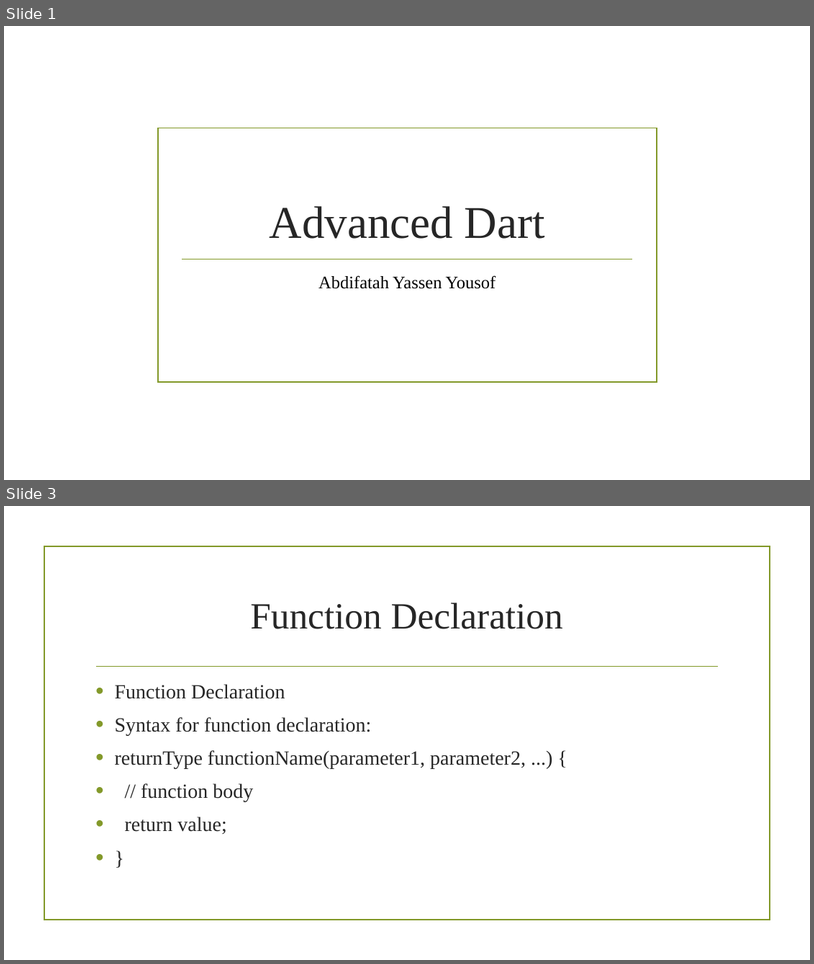
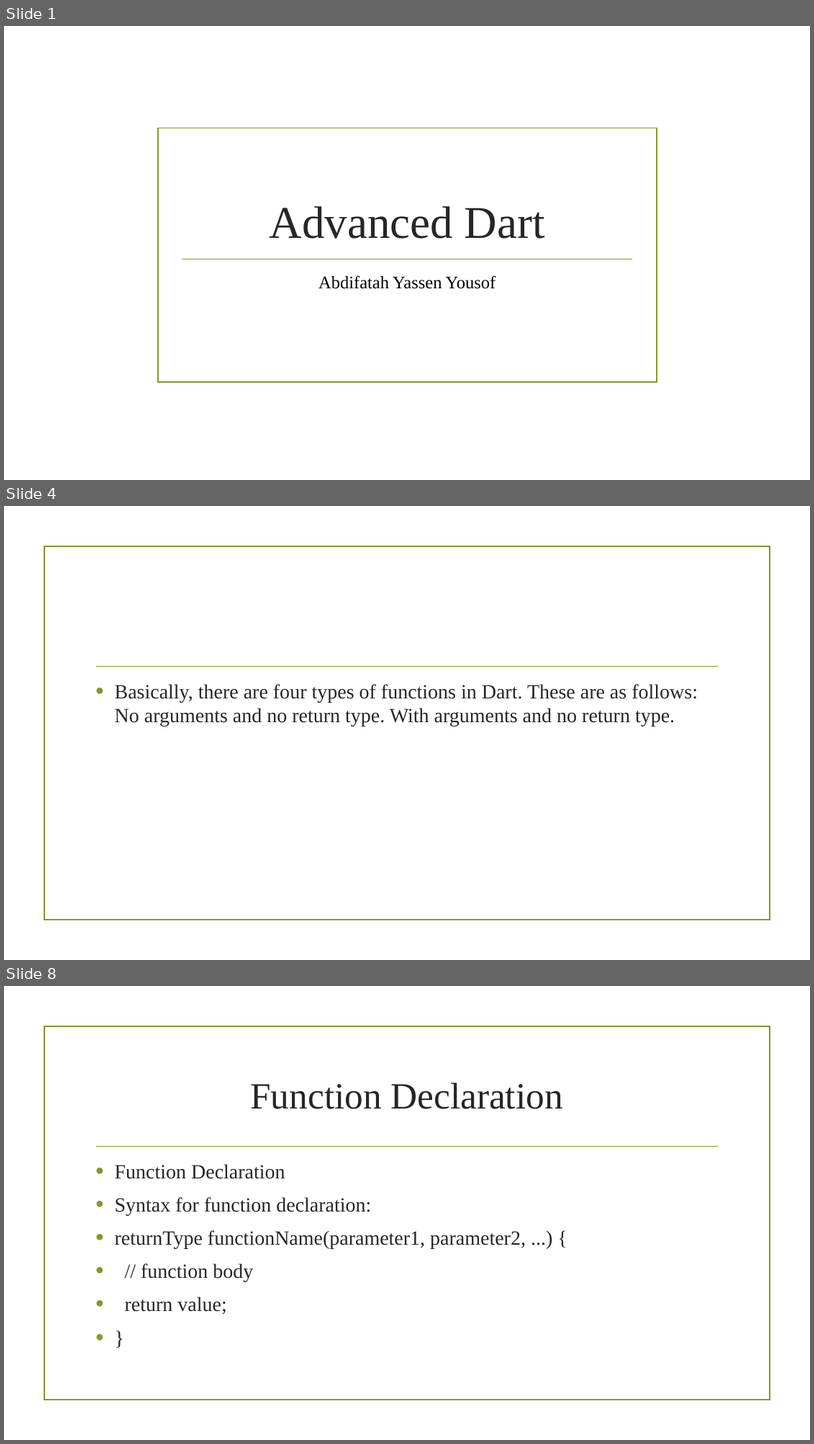
Before and after one commit to AbdifatahYasin1/Flutter-Mobile-Application, a slide deck: Advanced Dart.pptm. Shown one above the other, each under a label of ours: slides 1 and 3 before the commit, slides 1, 4 and 8 after it; the slides between them are not shown. The pictures are 814x964 and 814x1444 pixels, drawn with LibreOffice and Linux fonts; fonts in the diff are those of the drawing; background and template pictures are left out. Boxes give left, top, right and bottom in pixels: in the first picture for what was removed or moved away, otherwise in the second. Text is boxed around its words. In the diff, an @@ line names an element or a change of style, - is before the commit and + after.

```diff
--- a/Advanced Dart.pptm
+++ b/Advanced Dart.pptm
@@ slide 4 added at [4,506,810,960], background picture (left out); not listed: 2 template elements that a slide beside it also shows @@
@@ text added at [115,684,698,726], 24 pt, text #262626 @@
+• Basically, there are four types of functions in Dart. These are as follows: No arguments and no return type. With arguments and no return type.
@@ what was slide 3 is now slide 8 @@
```
Also in this commit, not shown: 2 slides changed, 3 other slides added.
